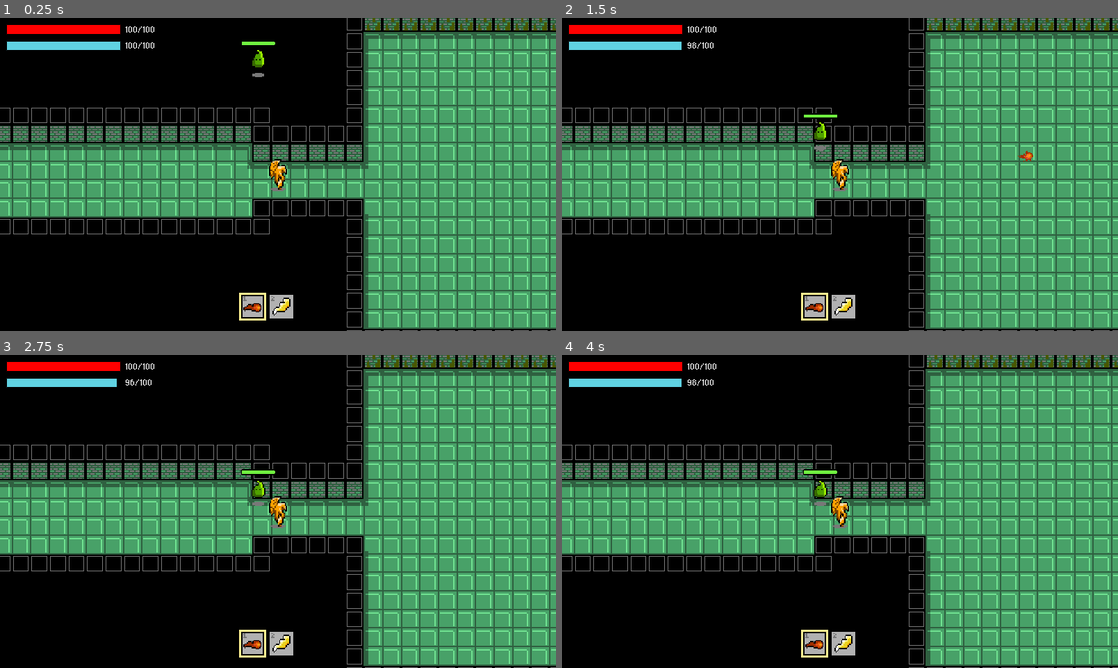
Above: before the commit, frames 1-4 (two rows, left to right).
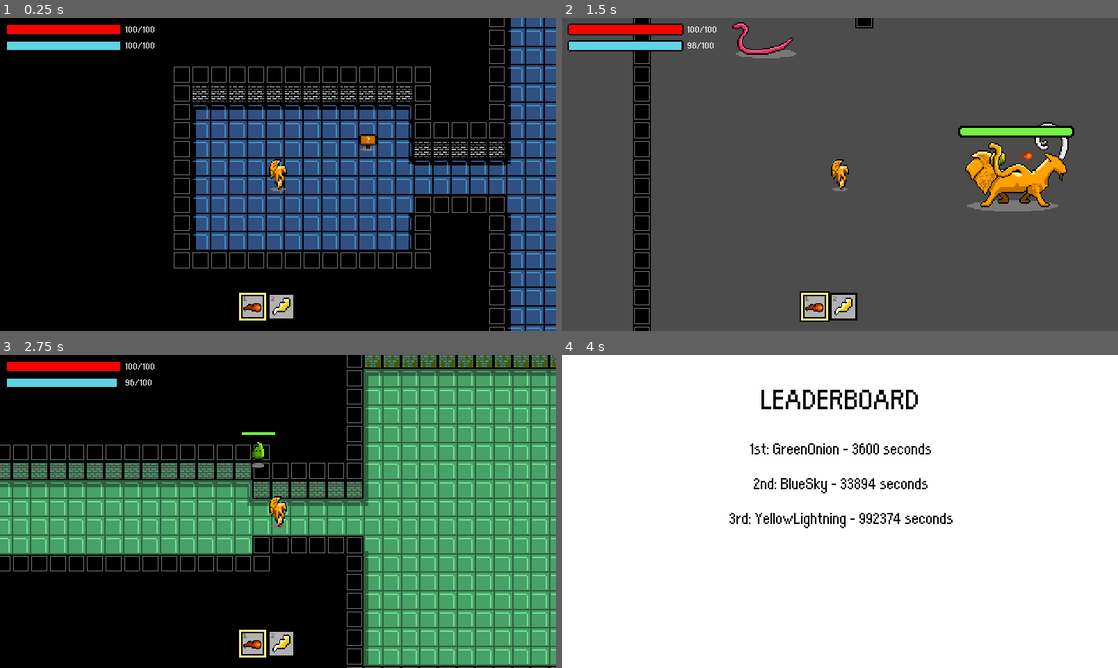
Above: after the commit, the same moments.

Repository: jonathanlin0/Theseus
Game: Godot game, scene res://Levels/Level1.tscn
Same seed, same stepped clock (60 frames per second), same inputs: the game is played once before the commit and once after it. Before the commit the project starts from res://Levels/Level3.tscn.
Inputs (mouse positions are in pixels of both pictures, inside the frame that each line leads up to):
- Up to frame 1 (0.25 s): no input
- Up to frame 2 (1.5 s): tap Enter (ui_accept) at 0.5, 0.77, 0.8, 1.07, 1.35 s; move the mouse to (962, 158) at 0.52 s; hold Up (ui_up) 0.53-1.28 s; tap N (ui_n, bound only after the commit) at 0.6 s; click (962, 158) at 0.67 s; move the mouse to (728, 190) at 1.27 s
- Up to frame 3 (2.75 s): tap Enter (ui_accept) at 1.52, 1.82, 2.3 s; tap N (ui_n, bound only after the commit) at 1.55 s; move the mouse to (333, 442) at 2.02 s; hold Up (ui_up) from 2.03 s (still down); click (333, 442) at 2.1 s
- Up to frame 4 (4 s): move the mouse to (812, 574) at 2.77 s; tap N (ui_n, bound only after the commit) at 2.85 s; click (812, 574) at 2.92 s; tap Enter (ui_accept) at 3.02, 3.32, 3.77, 3.8 s; move the mouse to (1006, 558) at 3.52 s; release Up (ui_up) at 3.53 s; hold Shift from 3.53 s (still down)

The runs differ from the first frame. In frame 1, 59% of the frame differs, in the area x 0-100%, y 0-100%; in frame 2, 95%; in frame 3, 0.4%; in frame 4, 99%.

Commit message:
Creating Leaderboard

Diff:
--- a/Theseus/Bosses/Lizard_Boss/Lizard_Boss.tscn
+++ b/Theseus/Bosses/Lizard_Boss/Lizard_Boss.tscn
@@ -156,6 +156,34 @@
 atlas = ExtResource( 1 )
 region = Rect2( 3080, 0, 220, 130 )
 
+[sub_resource type="AtlasTexture" id=47]
+atlas = ExtResource( 3 )
+region = Rect2( 0, 0, 220, 130 )
+
+[sub_resource type="AtlasTexture" id=48]
+atlas = ExtResource( 3 )
+region = Rect2( 220, 0, 220, 130 )
+
+[sub_resource type="AtlasTexture" id=49]
+atlas = ExtResource( 3 )
+region = Rect2( 440, 0, 220, 130 )
+
+[sub_resource type="AtlasTexture" id=50]
+atlas = ExtResource( 3 )
+region = Rect2( 660, 0, 220, 130 )
+
+[sub_resource type="AtlasTexture" id=51]
+atlas = ExtResource( 3 )
+region = Rect2( 880, 0, 220, 130 )
+
+[sub_resource type="AtlasTexture" id=52]
+atlas = ExtResource( 3 )
+region = Rect2( 1100, 0, 220, 130 )
+
+[sub_resource type="AtlasTexture" id=53]
+atlas = ExtResource( 3 )
+region = Rect2( 1320, 0, 220, 130 )
+
 [sub_resource type="AtlasTexture" id=41]
 atlas = ExtResource( 2 )
 region = Rect2( 1540, 0, 220, 130 )
@@ -180,34 +208,6 @@
 atlas = ExtResource( 2 )
 region = Rect2( 2640, 0, 220, 130 )
 
-[sub_resource type="AtlasTexture" id=47]
-atlas = ExtResource( 3 )
-region = Rect2( 0, 0, 220, 130 )
-
-[sub_resource type="AtlasTexture" id=48]
-atlas = ExtResource( 3 )
-region = Rect2( 220, 0, 220, 130 )
-
-[sub_resource type="AtlasTexture" id=49]
-atlas = ExtResource( 3 )
-region = Rect2( 440, 0, 220, 130 )
-
-[sub_resource type="AtlasTexture" id=50]
-atlas = ExtResource( 3 )
-region = Rect2( 660, 0, 220, 130 )
-
-[sub_resource type="AtlasTexture" id=51]
-atlas = ExtResource( 3 )
-region = Rect2( 880, 0, 220, 130 )
-
-[sub_resource type="AtlasTexture" id=52]
-atlas = ExtResource( 3 )
-region = Rect2( 1100, 0, 220, 130 )
-
-[sub_resource type="AtlasTexture" id=53]
-atlas = ExtResource( 3 )
-region = Rect2( 1320, 0, 220, 130 )
-
 [sub_resource type="AtlasTexture" id=11]
 atlas = ExtResource( 7 )
 region = Rect2( 0, 0, 220, 130 )
@@ -240,6 +240,34 @@
 atlas = ExtResource( 7 )
 region = Rect2( 1540, 0, 220, 130 )
 
+[sub_resource type="AtlasTexture" id=77]
+atlas = ExtResource( 2 )
+region = Rect2( 0, 0, 220, 130 )
+
+[sub_resource type="AtlasTexture" id=78]
+atlas = ExtResource( 2 )
+region = Rect2( 220, 0, 220, 130 )
+
+[sub_resource type="AtlasTexture" id=79]
+atlas = ExtResource( 2 )
+region = Rect2( 440, 0, 220, 130 )
+
+[sub_resource type="AtlasTexture" id=80]
+atlas = ExtResource( 2 )
+region = Rect2( 660, 0, 220, 130 )
+
+[sub_resource type="AtlasTexture" id=81]
+atlas = ExtResource( 2 )
+region = Rect2( 880, 0, 220, 130 )
+
+[sub_resource type="AtlasTexture" id=82]
+atlas = ExtResource( 2 )
+region = Rect2( 1100, 0, 220, 130 )
+
+[sub_resource type="AtlasTexture" id=83]
+atlas = ExtResource( 2 )
+region = Rect2( 1320, 0, 220, 130 )
+
 [sub_resource type="AtlasTexture" id=4]
 atlas = ExtResource( 6 )
 region = Rect2( 660, 0, 220, 130 )
@@ -263,34 +291,6 @@
 [sub_resource type="AtlasTexture" id=84]
 atlas = ExtResource( 6 )
 region = Rect2( 1980, 0, 220, 130 )
-
-[sub_resource type="AtlasTexture" id=77]
-atlas = ExtResource( 2 )
-region = Rect2( 0, 0, 220, 130 )
-
-[sub_resource type="AtlasTexture" id=78]
-atlas = ExtResource( 2 )
-region = Rect2( 220, 0, 220, 130 )
-
-[sub_resource type="AtlasTexture" id=79]
-atlas = ExtResource( 2 )
-region = Rect2( 440, 0, 220, 130 )
-
-[sub_resource type="AtlasTexture" id=80]
-atlas = ExtResource( 2 )
-region = Rect2( 660, 0, 220, 130 )
-
-[sub_resource type="AtlasTexture" id=81]
-atlas = ExtResource( 2 )
-region = Rect2( 880, 0, 220, 130 )
-
-[sub_resource type="AtlasTexture" id=82]
-atlas = ExtResource( 2 )
-region = Rect2( 1100, 0, 220, 130 )
-
-[sub_resource type="AtlasTexture" id=83]
-atlas = ExtResource( 2 )
-region = Rect2( 1320, 0, 220, 130 )
 
 [sub_resource type="SpriteFrames" id=74]
 animations = [ {
@@ -309,29 +309,29 @@
 "name": "death",
 "speed": 10.0
 }, {
+"frames": [ SubResource( 47 ), SubResource( 48 ), SubResource( 49 ), SubResource( 50 ), SubResource( 51 ), SubResource( 52 ), SubResource( 53 ) ],
+"loop": true,
+"name": "walk",
+"speed": 10.0
+}, {
 "frames": [ SubResource( 41 ), SubResource( 42 ), SubResource( 43 ), SubResource( 44 ), SubResource( 45 ), SubResource( 46 ) ],
 "loop": true,
 "name": "slap",
 "speed": 15.0
 }, {
-"frames": [ SubResource( 47 ), SubResource( 48 ), SubResource( 49 ), SubResource( 50 ), SubResource( 51 ), SubResource( 52 ), SubResource( 53 ) ],
-"loop": true,
-"name": "walk",
-"speed": 10.0
-}, {
 "frames": [ SubResource( 11 ), SubResource( 12 ), SubResource( 13 ), SubResource( 14 ), SubResource( 15 ), SubResource( 16 ), SubResource( 17 ), SubResource( 18 ) ],
 "loop": true,
 "name": "waking",
 "speed": 10.0
 }, {
+"frames": [ SubResource( 77 ), SubResource( 78 ), SubResource( 79 ), SubResource( 80 ), SubResource( 81 ), SubResource( 82 ), SubResource( 83 ) ],
+"loop": true,
+"name": "windup",
+"speed": 10.0
+}, {
 "frames": [ SubResource( 4 ), SubResource( 5 ), SubResource( 6 ), SubResource( 7 ), SubResource( 8 ), SubResource( 84 ) ],
 "loop": true,
 "name": "spit",
-"speed": 10.0
-}, {
-"frames": [ SubResource( 77 ), SubResource( 78 ), SubResource( 79 ), SubResource( 80 ), SubResource( 81 ), SubResource( 82 ), SubResource( 83 ) ],
-"loop": true,
-"name": "windup",
 "speed": 10.0
 } ]
 
@@ -349,6 +349,7 @@
 position = Vector2( -14, 10 )
 frames = SubResource( 74 )
 animation = "idle"
+frame = 3
 playing = true
 
 [node name="spitpos" type="Position2D" parent="."]
--- a/Theseus/stairs.gd
+++ b/Theseus/Bosses/stairs.gd
@@ -1,9 +1,6 @@
 extends Area2D
 
 
-# Declare member variables here. Examples:
-# var a = 2
-# var b = "text"
 
 var dest = ""
 
@@ -13,10 +10,6 @@
 
 func _set_destination(target):
 	dest = target
-
-# Called every frame. 'delta' is the elapsed time since the previous frame.
-#func _process(delta):
-#	pass
 
 
 func _on_stairs_body_entered(body):
--- a/Theseus/Bosses/stairs.tscn
+++ b/Theseus/Bosses/stairs.tscn
@@ -1,6 +1,6 @@
 [gd_scene load_steps=4 format=2]
 
-[ext_resource path="res://stairs.gd" type="Script" id=1]
+[ext_resource path="res://Bosses/stairs.gd" type="Script" id=1]
 [ext_resource path="res://Misc/Sprites/stairs.png" type="Texture" id=2]
 
 [sub_resource type="RectangleShape2D" id=1]
--- a/Theseus/Characters/Player.tscn
+++ b/Theseus/Characters/Player.tscn
@@ -273,6 +273,7 @@
 material = SubResource( 104 )
 frames = SubResource( 17 )
 animation = "death"
+frame = 2
 playing = true
 
 [node name="MainCollisionBox" type="CollisionShape2D" parent="."]
@@ -290,7 +291,7 @@
 scale = Vector2( 0.697917, 0.708333 )
 frames = SubResource( 24 )
 animation = "down"
-frame = 2
+frame = 1
 playing = true
 
 [node name="SwordSwingAreas" type="Position2D" parent="."]
--- a/Theseus/Levels/Level1.gd
+++ b/Theseus/Levels/Level1.gd
@@ -1,10 +1,7 @@
 extends Node2D
 
 
-# Declare member variables here. Examples:
-# var a = 2
-# var b = "text"
-
+const STAIRS = preload("res://Bosses/stairs.tscn")
 
 # Called when the node enters the scene tree for the first time.
 func _ready():
@@ -16,6 +13,9 @@
 	master_data.melee_multiplier = 1.0
 	master_data.player_speed = 7000
 
-# Called every frame. 'delta' is the elapsed time since the previous frame.
-#func _process(delta):
-#	pass
+	master_data.start_time = OS.get_unix_time()
+
+func _process(delta):
+	# temporary, only for testing
+	if Input.is_action_just_pressed("ui_n"):
+		get_tree().change_scene("res://Levels/Level2.tscn")
--- /dev/null
+++ b/Theseus/Levels/Level2.gd
@@ -0,0 +1,9 @@
+extends Node2D
+
+const STAIRS = preload("res://Bosses/stairs.tscn")
+
+func _process(delta):
+
+	# temporary, only for testing
+	if Input.is_action_just_pressed("ui_n"):
+		get_tree().change_scene("res://Levels/Level3.tscn")
--- a/Theseus/Levels/Level2.tscn
+++ b/Theseus/Levels/Level2.tscn
@@ -1,12 +1,14 @@
-[gd_scene load_steps=6 format=2]
+[gd_scene load_steps=7 format=2]
 
 [ext_resource path="res://Tile_Sets/tileset_green.tres" type="TileSet" id=1]
 [ext_resource path="res://Enemies/Snake/Snake_Dmg.tscn" type="PackedScene" id=2]
 [ext_resource path="res://Characters/Player.tscn" type="PackedScene" id=3]
 [ext_resource path="res://Misc/Pause.tscn" type="PackedScene" id=4]
 [ext_resource path="res://Enemies/Chimera/Chimera.tscn" type="PackedScene" id=5]
+[ext_resource path="res://Levels/Level2.gd" type="Script" id=6]
 
 [node name="Level2" type="Node2D"]
+script = ExtResource( 6 )
 
 [node name="PauseMenu" parent="." instance=ExtResource( 4 )]
 
--- /dev/null
+++ b/Theseus/Levels/Level3.gd
@@ -0,0 +1,10 @@
+extends Node2D
+
+
+func _process(delta):
+
+	if Input.is_action_just_pressed("ui_n"):
+		master_data.end_time = OS.get_unix_time()
+
+		# only for testing
+		get_tree().change_scene("res://Misc/Leaderboard.tscn")
--- a/Theseus/Levels/Level3.tscn
+++ b/Theseus/Levels/Level3.tscn
@@ -1,12 +1,14 @@
-[gd_scene load_steps=6 format=2]
+[gd_scene load_steps=7 format=2]
 
 [ext_resource path="res://Misc/Pause.tscn" type="PackedScene" id=1]
 [ext_resource path="res://Tile_Sets/tileset_green.tres" type="TileSet" id=2]
 [ext_resource path="res://Characters/Player.tscn" type="PackedScene" id=3]
 [ext_resource path="res://Enemies/Minotaur/Minotaur.tscn" type="PackedScene" id=4]
 [ext_resource path="res://Enemies/Spirits/Green_Spirit.tscn" type="PackedScene" id=5]
+[ext_resource path="res://Levels/Level3.gd" type="Script" id=6]
 
 [node name="Level3" type="Node2D"]
+script = ExtResource( 6 )
 
 [node name="PauseMenu" parent="." instance=ExtResource( 1 )]
 
--- a/Theseus/Master_Data.gd
+++ b/Theseus/Master_Data.gd
@@ -6,8 +6,14 @@
 
 var enemy_names = ["Slime", "Small_Slime", "Small_Lizard", "Lizard_Boss", "Chimera", "Green_Spirit"]
 
+var username = "testinglol"
+
 # length of flash when a character gets damaged
 var flash_time = 0.1
+
+# used for score calculations
+var start_time
+var end_time
 
 # player info
 var max_health = 100
--- /dev/null
+++ b/Theseus/Misc/Leaderboard.gd
@@ -0,0 +1,57 @@
+extends Node2D
+
+var dict = {}
+
+func _ready():
+
+	$HTTPRequest_test.request("https://theseusleaderboardserver.jonathanlin04.repl.co/test")
+
+
+
+	"""
+	var file = File.new()
+	file.open("res://leaderboard.json", File.READ)
+	var text = file.get_as_text()
+	dict = JSON.parse(text)
+	file.close()
+
+	print(text)
+	"""
+
+# overall function to fill leaderboard with data from internet
+func fill_leaderboard():
+	var sorted_dict = []
+
+	print(dict)
+
+# assign the dict using the local leaderboard file
+func load_local_data():
+	var file = File.new()
+	file.open("res://leaderboard.json", File.READ)
+	var text = file.get_as_text()
+	dict = JSON.parse(text)
+	file.close()
+
+	fill_leaderboard()
+
+func _on_HTTPRequest_test_request_completed(result, response_code, headers, body):
+
+	# if there is an error retrieving info from the server, then fill up the leaderboard using local data
+	if body.get_string_from_utf8() != "test":
+		load_local_data()
+	else:
+		var URL = "https://theseusleaderboardserver.jonathanlin04.repl.co/leaderboard"
+		#var URL = "https://theseusleaderboardserver.jonathanlin04.repl.co/" + master_data.username + "/" + str(master_data.start_time) + "/" + str(master_data.end_time) + "/"
+		print(URL)
+		$HTTPRequest_leaderboard.request(URL)
+
+func _on_HTTPRequest_leaderboard_request_completed(result, response_code, headers, body):
+	var json = JSON.parse(body.get_string_from_utf8())
+	json = json.result
+
+	# check again to see if the received info is valid
+	if json == null:
+		load_local_data()
+	else:
+		dict = json
+		fill_leaderboard()
--- /dev/null
+++ b/Theseus/Misc/Leaderboard.tscn
@@ -0,0 +1,82 @@
+[gd_scene load_steps=7 format=2]
+
+[ext_resource path="res://Misc/Leaderboard.gd" type="Script" id=1]
+[ext_resource path="res://Fonts/orange kid.ttf" type="DynamicFontData" id=2]
+
+[sub_resource type="DynamicFont" id=1]
+size = 28
+font_data = ExtResource( 2 )
+
+[sub_resource type="DynamicFont" id=2]
+font_data = ExtResource( 2 )
+
+[sub_resource type="DynamicFont" id=3]
+font_data = ExtResource( 2 )
+
+[sub_resource type="DynamicFont" id=4]
+font_data = ExtResource( 2 )
+
+[node name="Leaderboard" type="Node2D"]
+script = ExtResource( 1 )
+
+[node name="ColorRect" type="ColorRect" parent="."]
+margin_right = 480.0
+margin_bottom = 270.0
+__meta__ = {
+"_edit_use_anchors_": false
+}
+
+[node name="HTTPRequest_test" type="HTTPRequest" parent="."]
+
+[node name="HTTPRequest_leaderboard" type="HTTPRequest" parent="."]
+
+[node name="LEADERBOARD" type="Label" parent="."]
+margin_top = 20.0
+margin_right = 480.0
+margin_bottom = 55.0
+custom_colors/font_color = Color( 0, 0, 0, 1 )
+custom_fonts/font = SubResource( 1 )
+text = "LEADERBOARD"
+align = 1
+__meta__ = {
+"_edit_use_anchors_": false
+}
+
+[node name="1st place" type="Label" parent="."]
+margin_top = 70.0
+margin_right = 480.0
+margin_bottom = 90.0
+custom_colors/font_color = Color( 0, 0, 0, 1 )
+custom_fonts/font = SubResource( 2 )
+text = "1st: GreenOnion - 3600 seconds"
+align = 1
+__meta__ = {
+"_edit_use_anchors_": false
+}
+
+[node name="2nd place" type="Label" parent="."]
+margin_top = 100.0
+margin_right = 480.0
+margin_bottom = 120.0
+custom_colors/font_color = Color( 0, 0, 0, 1 )
+custom_fonts/font = SubResource( 3 )
+text = "2nd: BlueSky - 33894 seconds"
+align = 1
+__meta__ = {
+"_edit_use_anchors_": false
+}
+
+[node name="3rd place" type="Label" parent="."]
+margin_top = 130.0
+margin_right = 480.0
+margin_bottom = 150.0
+custom_colors/font_color = Color( 0, 0, 0, 1 )
+custom_fonts/font = SubResource( 4 )
+text = "3rd: YellowLightning - 992374 seconds"
+align = 1
+__meta__ = {
+"_edit_use_anchors_": false
+}
+
+[connection signal="request_completed" from="HTTPRequest_test" to="." method="_on_HTTPRequest_test_request_completed"]
+[connection signal="request_completed" from="HTTPRequest_leaderboard" to="." method="_on_HTTPRequest_leaderboard_request_completed"]
--- a/Theseus/Misc/Signs/sign_three.tscn
+++ b/Theseus/Misc/Signs/sign_three.tscn
@@ -1,7 +1,7 @@
 [gd_scene load_steps=5 format=2]
 
 [ext_resource path="res://Misc/Sprites/guide_three.png" type="Texture" id=1]
-[ext_resource path="res://sign_three.gd" type="Script" id=2]
+[ext_resource path="res://Misc/Signs/sign_three.gd" type="Script" id=2]
 [ext_resource path="res://Misc/Sprites/sign.png" type="Texture" id=3]
 
 [sub_resource type="RectangleShape2D" id=1]
--- /dev/null
+++ b/Theseus/leaderboard.json
@@ -0,0 +1,10 @@
+{
+  "Team Members": "Jonathan Lin, Matthew Xu, Hao Zheng",
+  "Leaderboard": {
+    "Jeff":{
+      "start_time": 1646931404.340801,
+      "end_time": 1646931414.340801,
+      "time_elapsed":10
+    }
+  }
+}
--- a/Theseus/project.godot
+++ b/Theseus/project.godot
@@ -11,7 +11,7 @@
 [application]
 
 config/name="Theseus"
-run/main_scene="res://Levels/Level3.tscn"
+run/main_scene="res://Levels/Level1.tscn"
 boot_splash/image="res://splash_screen.png"
 config/icon="res://game_icon.png"
 
@@ -86,6 +86,11 @@
 "events": [ Object(InputEventKey,"resource_local_to_scene":false,"resource_name":"","device":0,"alt":false,"shift":false,"control":false,"meta":false,"command":false,"pressed":false,"scancode":0,"physical_scancode":51,"unicode":0,"echo":false,"script":null)
  ]
 }
+ui_n={
+"deadzone": 0.5,
+"events": [ Object(InputEventKey,"resource_local_to_scene":false,"resource_name":"","device":0,"alt":false,"shift":false,"control":false,"meta":false,"command":false,"pressed":false,"scancode":0,"physical_scancode":78,"unicode":0,"echo":false,"script":null)
+ ]
+}
 
 [physics]
 
Renamed: Theseus/sign_three.gd -> Theseus/Misc/Signs/sign_three.gd
